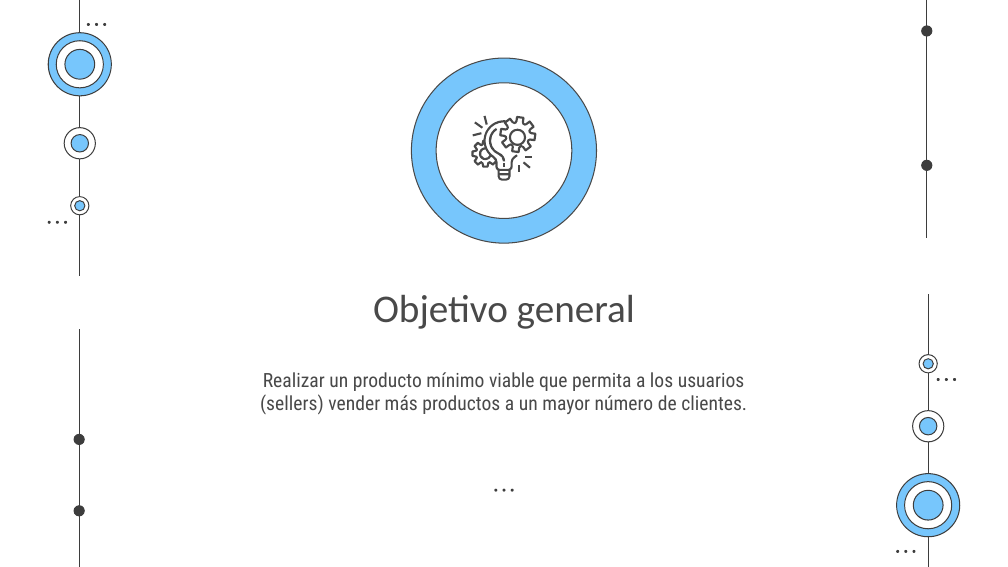
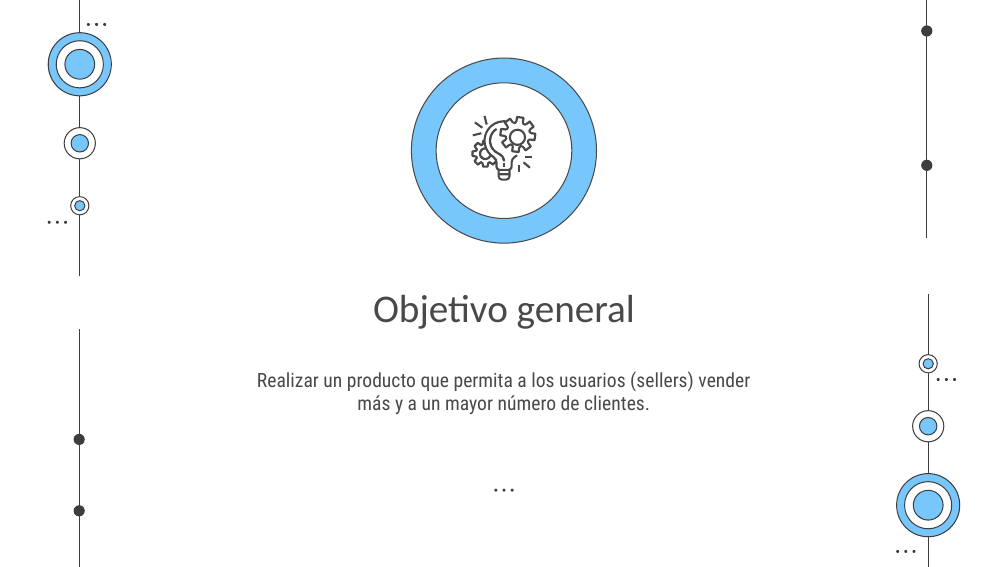
Before and after one commit to ronalcabrera/PG_Olist, a slide deck: slide 2 of Semana1/DEMO Semana1.pptx. Drawn at 1008x567 pixels with LibreOffice and Linux fonts; fonts in the diff are those of the drawing. Boxes give left, top, right and bottom in pixels: in the first picture for what was removed or moved away, otherwise in the second. Text is boxed around its words. In the diff, an @@ line names an element or a change of style, - is before the commit and + after.

```diff
--- a/Semana1/DEMO Semana1.pptx
+++ b/Semana1/DEMO Semana1.pptx
@@ subtitle at bbox=[257, 371, 750, 414]: text changed @@
-Realizar un producto mínimo viable que permita a los usuarios (sellers) vender más productos a un mayor número de clientes.
+Realizar un producto que permita a los usuarios (sellers) vender más y a un mayor número de clientes.
```
Also in this commit, not shown: 5 other slides changed, 1 other file.
